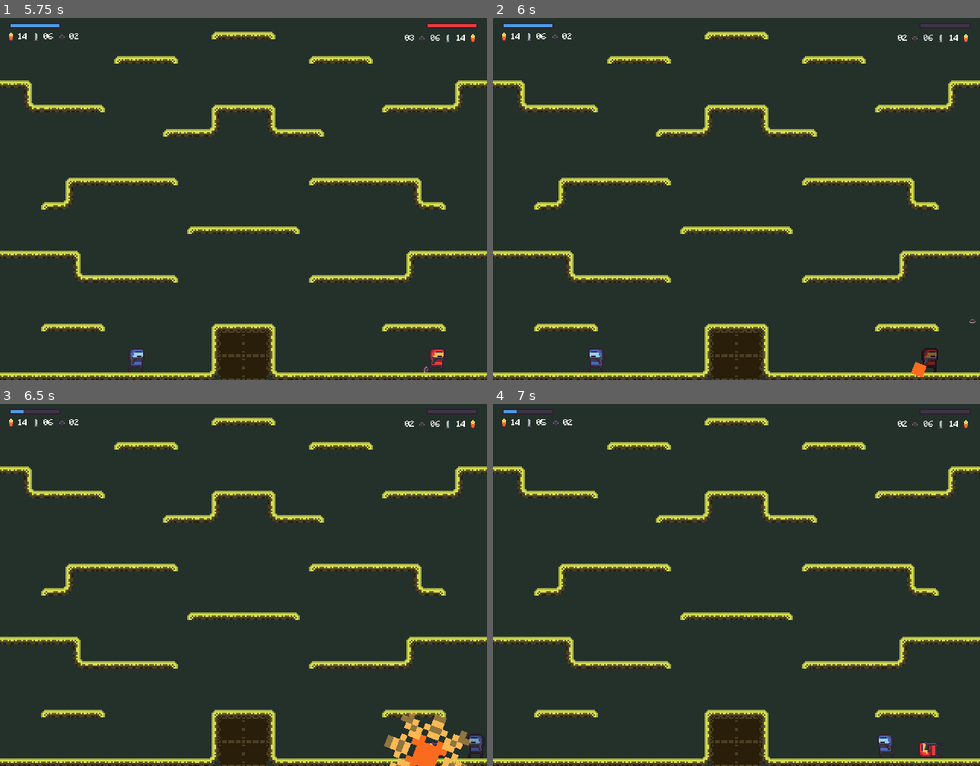
Above: before the commit, frames 1-4 (two rows, left to right).
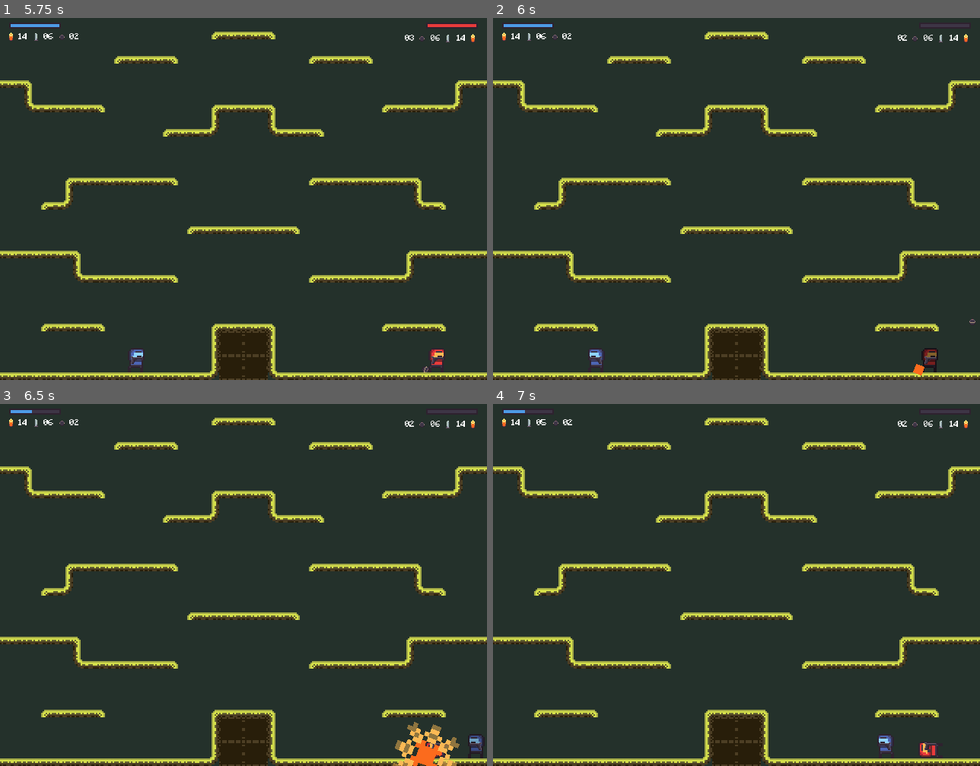
Above: after the commit, the same moments.

Repository: dm1nh/gunbattle
Game: Godot game, scene res://scenes/maps/forest.tscn
The game is run twice, just before and just after one commit, with the same random seed, the same clock (stepped at 60 frames per second) and the same inputs. This scene is started directly instead of the project's main scene.
Inputs:
- Up to frame 1 (5.75 s): hold D (b_right) 0.53-2.03 s; tap F (b_fire) at 0.6 s; tap W (b_jump) at 0.77, 1.52, 3.02, 3.77, 4.52 s; tap S (b_get_box) at 1.35 s; hold A (b_left) 2.03-2.78 s; tap H (b_swap_weapon) at 2.1 s; hold D (b_right) 2.78-4.28 s; tap G (b_throw_grenade) at 2.85 s; tap / (r_fire) at 3.6 s; hold A (b_left) 4.28-5.03 s; tap Down (r_get_box) at 4.35 s; hold D (b_right) from 5.03 s (still down); tap , (r_swap_weapon) at 5.1 s
- Up to frame 2 (6 s): release D (b_right) at 5.78 s; hold A (b_left) from 5.78 s (still down); tap . (r_throw_grenade) at 5.85 s
- Up to frame 3 (6.5 s): keep holding A (b_left); tap W (b_jump) at 6.02 s
- Up to frame 4 (7 s): keep holding A (b_left); tap F (b_fire) at 6.6 s; tap W (b_jump) at 6.77 s

Frame 1 is identical in both runs. In frame 2, less than 0.1% of the frame differs, in the area x 85-90%, y 94-100%; in frame 3, 1.0%, in the area x 4-97%, y 1-100%; in frame 4, less than 0.1%.

Commit message:
fix: reduce grenade's damage radius

Diff:
--- a/scenes/projecttiles/grenade.gd
+++ b/scenes/projecttiles/grenade.gd
@@ -1,7 +1,7 @@
 extends RigidBody2D
 
 @export var speed: int = 300
-const DAMAGE_RADIUS: int = 64
+const DAMAGE_RADIUS: int = 48
 var exploded: int = false
 const GRENADE_MAX_DAMAGE: int = 120
 const GRENADE_MIN_DAMAGE: int = 40
--- a/scenes/projecttiles/grenade.tscn
+++ b/scenes/projecttiles/grenade.tscn
@@ -64,7 +64,7 @@
 texture = ExtResource("1_h7kul")
 
 [node name="Explosion" type="Sprite2D" parent="."]
-scale = Vector2(4, 4)
+scale = Vector2(3, 3)
 texture = ExtResource("3_31dgj")
 hframes = 10
 
